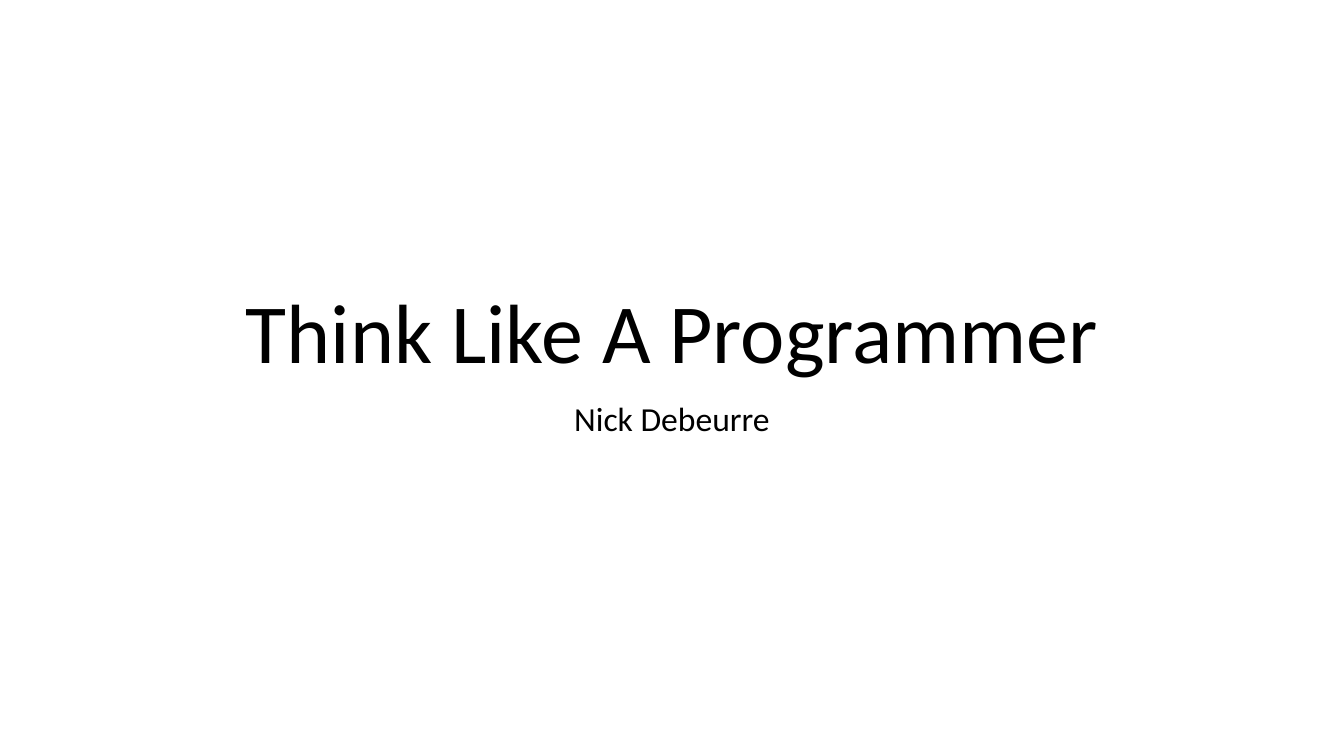
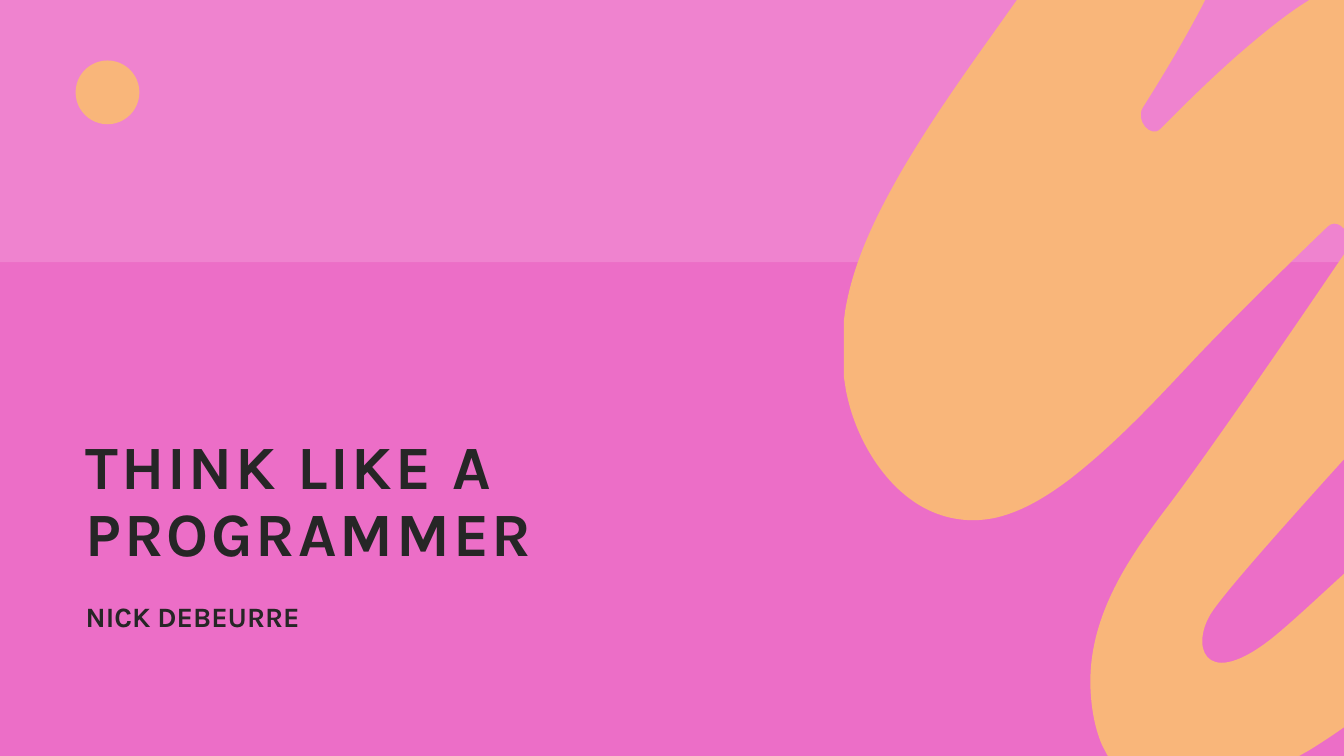
Before and after one commit to thatrandomfrenchdude/Think-Like-A-Programmer, a slide deck: slide 1 of PPT/TLAP_ppt.pptx. Drawn at 1344x756 pixels with LibreOffice and Linux fonts; fonts in the diff are those of the drawing. Boxes give left, top, right and bottom in pixels: in the first picture for what was removed or moved away, otherwise in the second. Text is boxed around its words. In the diff, an @@ line names an element or a change of style, - is before the commit and + after.

```diff
--- a/PPT/TLAP_ppt.pptx
+++ b/PPT/TLAP_ppt.pptx
@@ background #FFFFFF to #E955BE at 85% opacity @@
@@ rectangle added at <box>0,0,1344,262</box>, fill #F299D8 at 50% opacity @@
@@ freeform shape added at <box>844,0,1344,756</box>, fill #F9B67A @@
@@ ellipse added at <box>76,60,139,124</box>, fill #F9B67A @@
@@ title at <box>86,449,532,557</box>: text changed; size 60 to 44 pt; font Calibri to Karla; text colour #000000 to #262626; bold on @@
-Think Like A Programmer
+THINK LIKE A PROGRAMMER
@@ subtitle at <box>86,608,299,628</box>: text changed; size 24 to 20 pt; font Calibri to Karla; text colour #000000 to #262626; bold on @@
-Nick Debeurre
+NICK DEBEURRE
```
Also in this commit, not shown: 12 other slides changed, 3 slides added, 4 other files.
